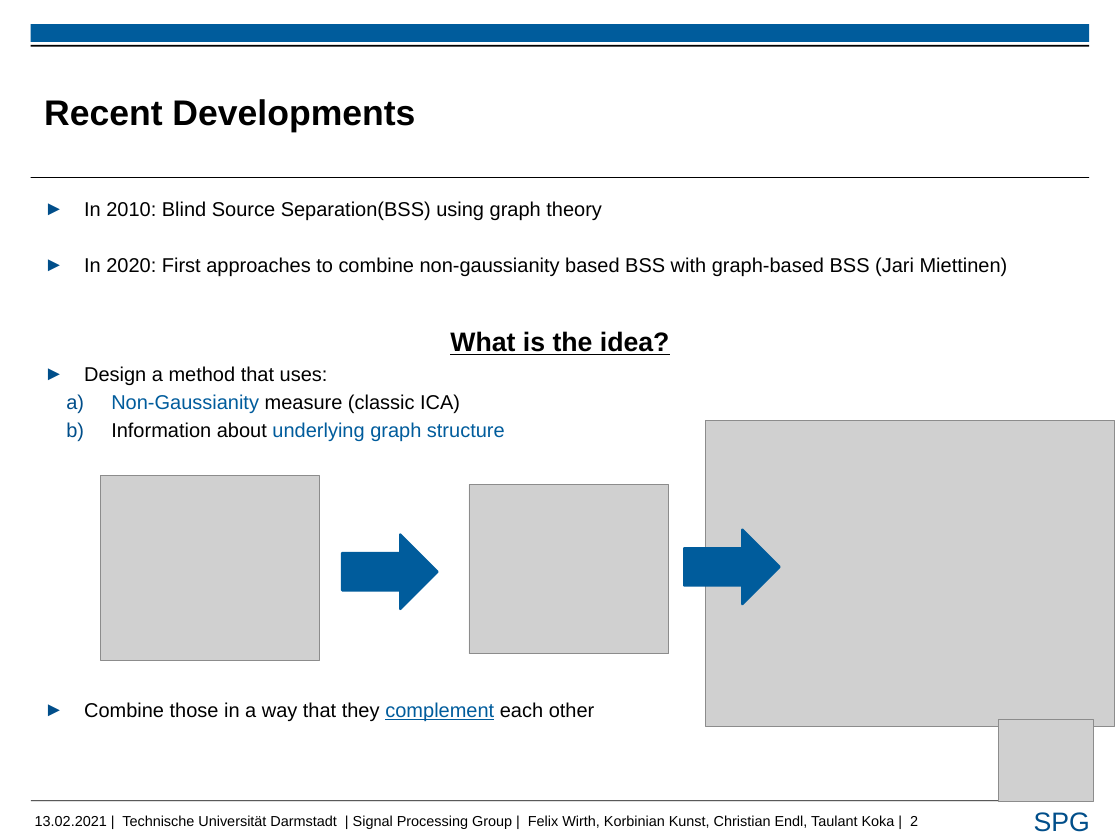
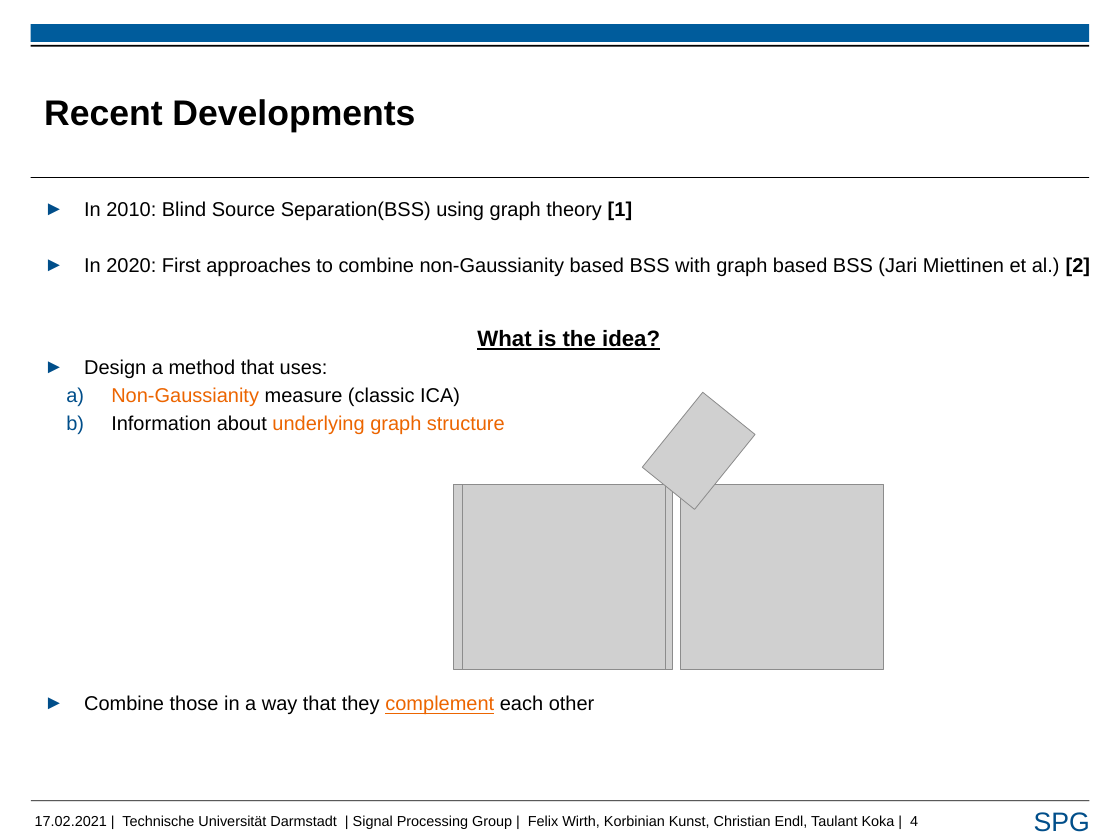
Before and after one commit to FelixUniDa/EEG-Project, a slide deck: slide 4 of Presentation/Taulant_pres_rsp.pptx (slide 2 before the commit). Drawn at 1120x840 pixels with LibreOffice and Linux fonts; fonts in the diff are those of the drawing; grey boxes stand for pictures; background and template pictures are left out. Boxes give left, top, right and bottom in pixels: in the first picture for what was removed or moved away, otherwise in the second. Text is boxed around its words. In the diff, an @@ line names an element or a change of style, - is before the commit and + after.

```diff
--- a/Presentation/Taulant_pres_rsp.pptx
+++ b/Presentation/Taulant_pres_rsp.pptx
@@ text at bbox=[84, 201, 1090, 276]: text changed @@
-► In 2010: Blind Source Separation(BSS) using graph theory
-► In 2020: First approaches to combine non-gaussianity based BSS with graph-based BSS (Jari Miettinen)
+► In 2010: Blind Source Separation(BSS) using graph theory [1]
+► In 2020: First approaches to combine non-Gaussianity based BSS with graph based BSS (Jari Miettinen et al.) [2]
@@ text at bbox=[84, 330, 660, 714]: size 24 to 20 pt in "What is the idea?"; text colour #005C9C to #EC6500 in "Non-Gaussianity", "underlying graph structure", "complement" @@
@@ picture added at bbox=[642, 392, 755, 509] @@
@@ picture: place and size @@
-picture at bbox=[101, 475, 319, 660]
+picture at bbox=[454, 484, 672, 669]
@@ picture: place and size @@
-picture at bbox=[469, 484, 669, 654]
+picture at bbox=[462, 484, 666, 669]
@@ picture: place and size @@
-picture at bbox=[706, 420, 1114, 726]
+picture at bbox=[681, 484, 884, 669]
@@ right arrow removed at bbox=[342, 534, 438, 609] @@
@@ right arrow removed at bbox=[684, 530, 779, 604] @@
@@ picture removed at bbox=[998, 719, 1094, 802] @@
@@ text at bbox=[35, 815, 918, 829]: text changed @@
-13.02.2021 | Technische Universität Darmstadt | Signal Processing Group | Felix Wirth, Korbinian Kunst, Christian Endl, Taulant Koka | 2
+17.02.2021 | Technische Universität Darmstadt | Signal Processing Group | Felix Wirth, Korbinian Kunst, Christian Endl, Taulant Koka | 4
```
Also in this commit, not shown: 11 other slides changed, 4 slides added.
